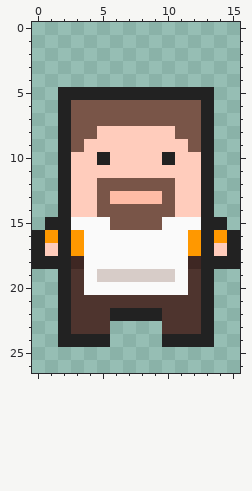
A pixel-art sprite gets an edit: super-dungeon-delve-master/assets/sprites/innkeeper/tabernero.png. That is the earlier state.
The file is 20x27 pixels. The old version is drawn lined up with the new one, on the new canvas.
And afterwards:
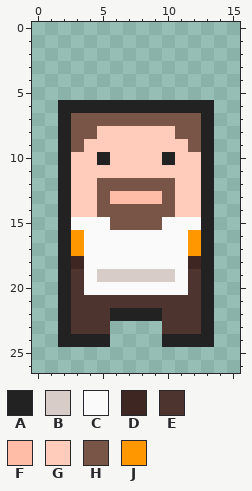
Palette (. is transparent): A #222222  B #d7ccc8  C #fafafa  D #3e2723  E #4e342e  F #ffbca6  G #ffccbc  H #795548  J #ff9800
Edits made:
canvas 20x27 -> 16x27, the old top-left corner now at -2,0 (the part of the old canvas that was cut away was empty and is not shown)
@@ x 0..15 @@
  4 ................
- 5 ..AAAAAAAAAAAA..
- 6 ..AHHHHHHHHHHA..
+ 5 ................
+ 6 ..AAAAAAAAAAAA..
  7 ..AHHHHHHHHHHA..
@@ x 0..15 @@
 14 ..AGGHHHHHHGGA..
-15 .AACCCHHHHCCCAA.
-16 AJAJCCCCCCCCJAJA
-17 AGAJCCCCCCCCJAGA
-18 AAADCCCCCCCCDAAA
+15 ..ACCCHHHHCCCA..
+16 ..AJCCCCCCCCJA..
+17 ..AJCCCCCCCCJA..
+18 ..ADCCCCCCCCDA..
 19 ..AECBBBBBBCEA..
Changed places in both pictures, as pixel boxes (x1, y1, x2, y2):
changed: (58, 87, 214, 113)
erased: (32, 217, 58, 269)
erased: (214, 217, 240, 269)
